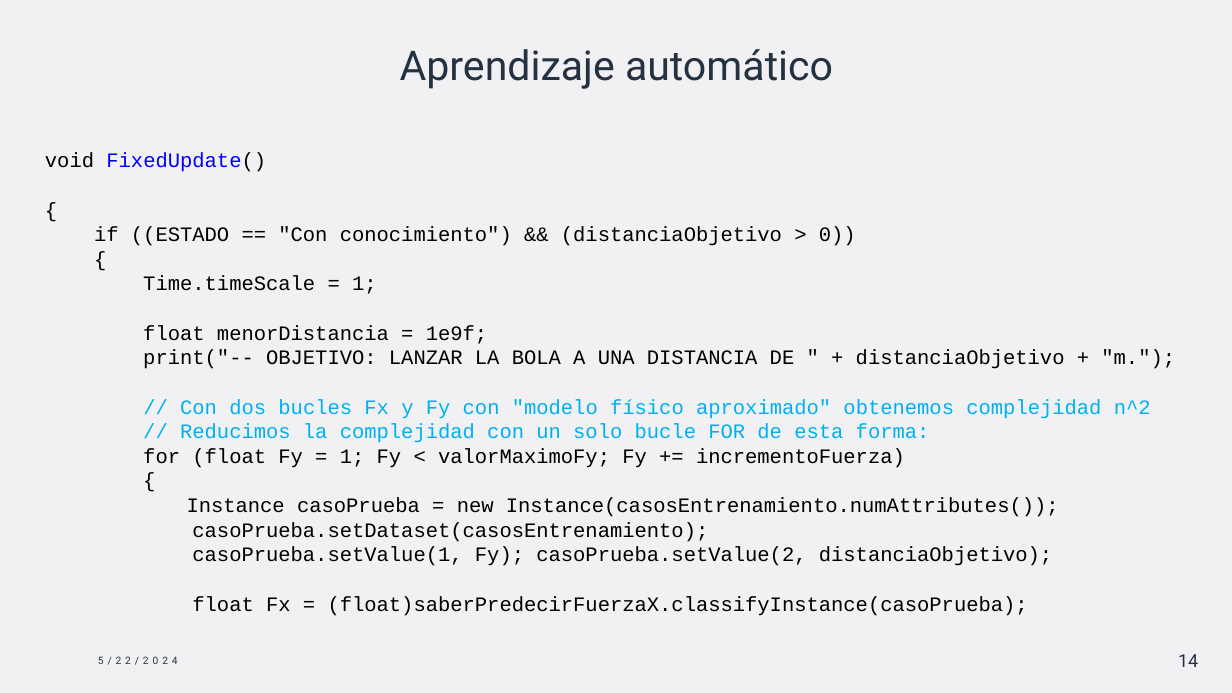
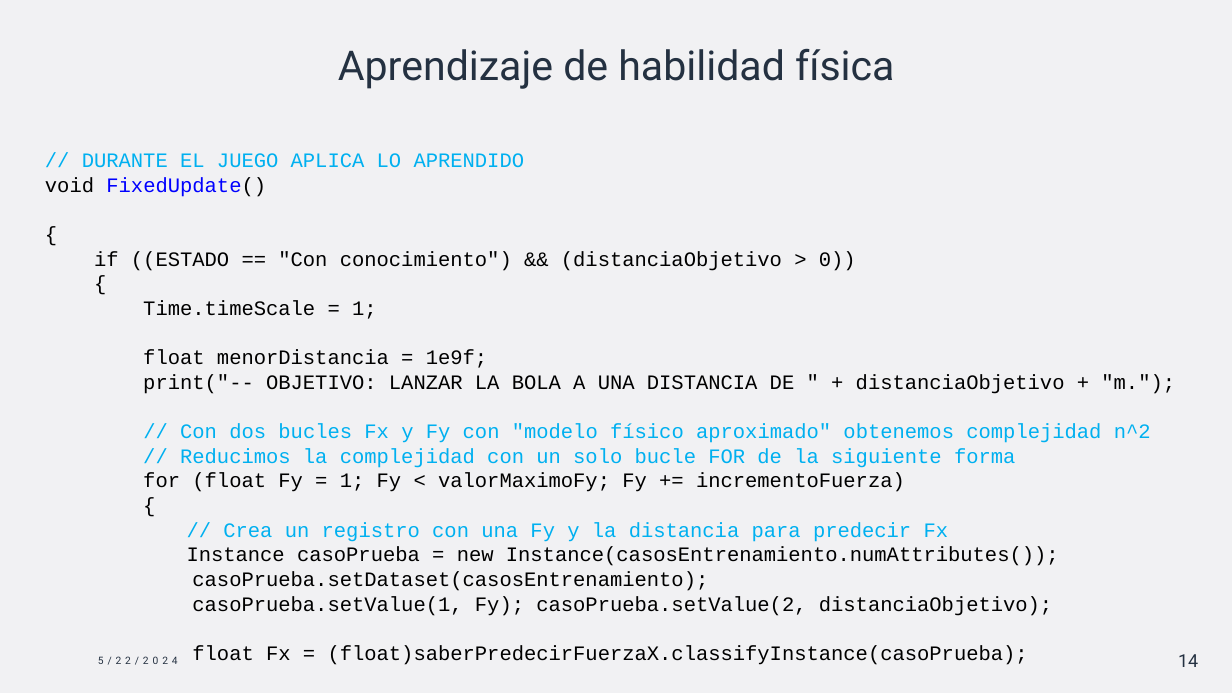
Before and after one commit to ignamarga1/Bowling24, a slide deck: slide 14 of La bolera.pptx. Drawn at 1232x693 pixels with LibreOffice and Linux fonts; fonts in the diff are those of the drawing. Boxes give left, top, right and bottom in pixels: in the first picture for what was removed or moved away, otherwise in the second. Text is boxed around its words. In the diff, an @@ line names an element or a change of style, - is before the commit and + after.

```diff
--- a/La bolera.pptx
+++ b/La bolera.pptx
@@ title at (338, 49, 894, 89): text changed @@
-Aprendizaje automático
+Aprendizaje de habilidad física
@@ text at (82, 153, 525, 168): paragraph added @@
+// DURANTE EL JUEGO APLICA LO APRENDIDO
@@ text at (180, 448, 1015, 468): text changed @@
-// Reducimos la complejidad con un solo bucle FOR de esta forma:
+// Reducimos la complejidad con un solo bucle FOR de la siguiente forma
@@ text at (223, 522, 949, 542): paragraph added @@
+// Crea un registro con una Fy y la distancia para predecir Fx
```
Also in this commit, not shown: 9 other slides changed.
